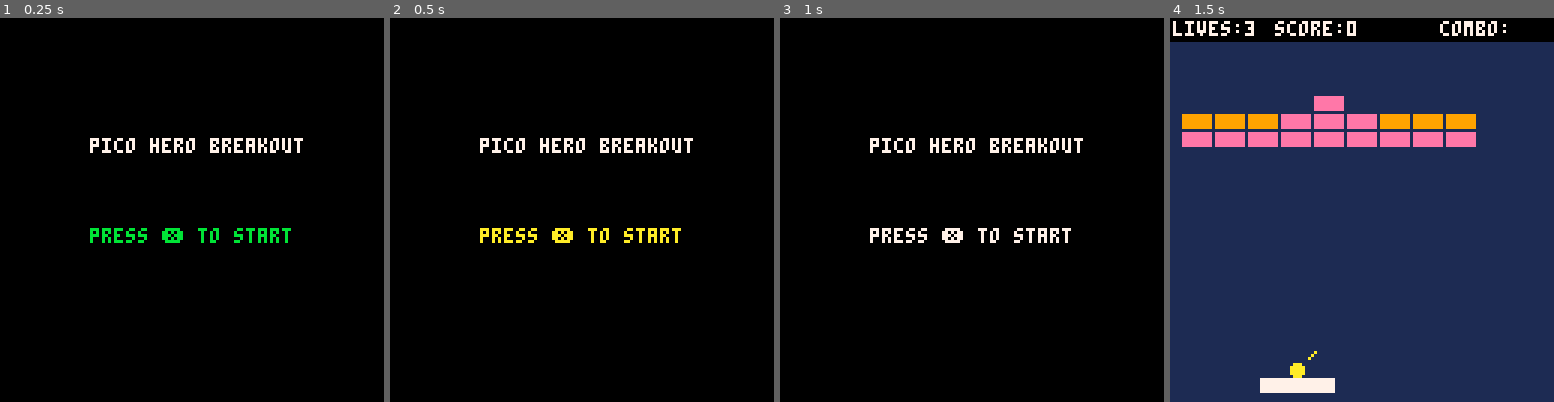
Above: before the commit, frames 1-4 (left to right).
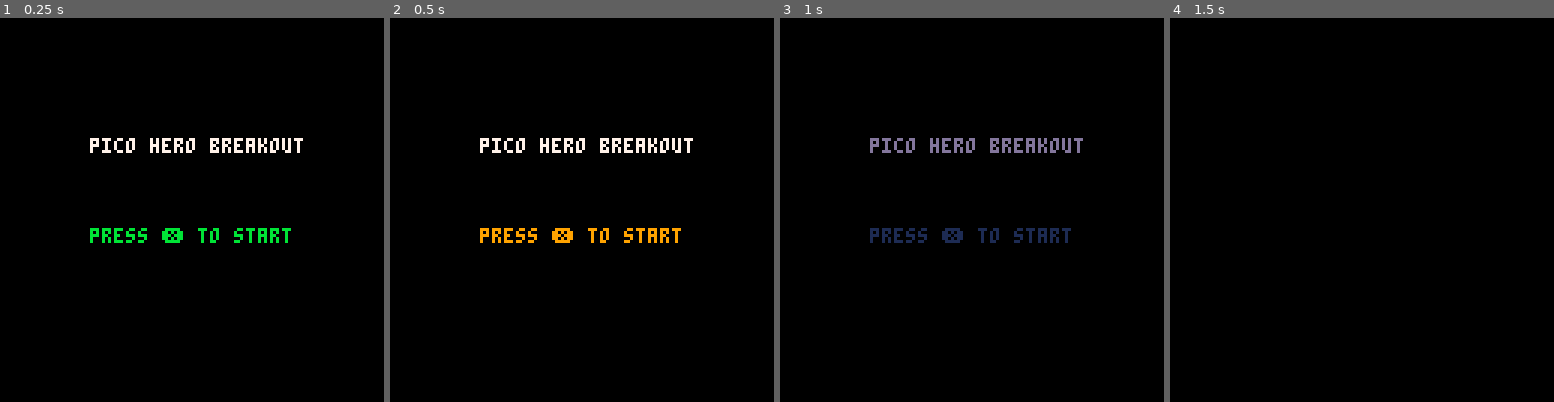
Above: after the commit, the same moments.

Repository: ivanarellano/pico8-doodles
Game: PICO-8 cartridge breakout/breakout.p8
The game is run twice, just before and just after one commit, with the same random seed, the same clock (stepped at 60 frames per second) and the same inputs.
Inputs:
- Up to frame 1 (0.25 s): no input
- Up to frame 2 (0.5 s): tap X (X key) at 0.33 s
- Up to frame 3 (1 s): no input
- Up to frame 4 (1.5 s): tap X (X key) at 1.07 s

Frame 1 is identical in both runs. In frame 2, 0.8% of the frame differs, in the area x 23-76%, y 54-59%; in frame 3, 1.8%; in frame 4, 95%, in the area x 0-100%, y 0-100%.

Commit message:
Add screen mode transition (fade in/out)

Diff:
--- a/breakout/breakout.p8
+++ b/breakout/breakout.p8
@@ -18,7 +18,13 @@
 	blinkframe=0
 	blinkspeed=10
 
+	blink_grey=7
+	blink_grey_i=1
+
 	start_count=-1
+	gover_count=-1
+
+	fadeperc=0
 end
 
 function startgame()
@@ -148,7 +154,9 @@
 end
 
 function gameover()
-	mode="gameover"
+	mode="gameoverwait"
+	gover_count=60
+	blinkspeed=16
 end
 
 function levelover()
@@ -343,30 +351,21 @@
 end
 -->8
 function _draw()
-	doshake()
-
 	if mode=="game" then
 		draw_game()
 	elseif mode=="start" then
 		draw_start()
 	elseif mode=="gameover" then
 		draw_gameover()
+	elseif mode=="gameoverwait" then
+		--draw_game()
 	elseif mode=="levelover" then
 		draw_levelover()
 	end
-end
-
-function doblink()
-	local col={3,11,10,7}
-
-	blinkframe+=1
-	if blinkframe>blinkspeed then
-		blinkframe=0
-		blink_col_i+=1
-		if blink_col_i>#col then
-			blink_col_i=1
-		end
-		blink_col=col[blink_col_i]
+
+	pal()
+	if fadeperc!=0 then
+		fadepal(fadeperc)
 	end
 end
 
@@ -429,7 +428,7 @@
 function draw_gameover()
 	rectfill(0,60,128,76,0)
 	print("game over",46,62,7)
-	print("press ❎ to restart",27,70,7)
+	print("press ❎ to restart",27,70,blink_grey)
 end
 
 function draw_levelover()
@@ -440,7 +439,7 @@
 -->8
 function _update60()
 	doblink()
-
+	doshake()
 	if mode=="game" then
 		update_game()
 	elseif mode=="start" then
@@ -449,6 +448,8 @@
 		update_gameover()
 	elseif mode=="levelover" then
 		update_levelover()
+	elseif mode=="gameoverwait" then
+		update_gameoverwait()
 	end
 end
 
@@ -456,25 +457,44 @@
 	if start_count<0 then
 		if btn(5) then
 			sfx(9)
-			start_count=60
+			start_count=80
+			blinkspeed=1
 		end
 	else
 		start_count-=1
-		doblink()
-		doblink()
-		doblink()
-		doblink()
-		doblink()
+		fadeperc=(80-start_count)/80
 		if start_count<=0 then
 			start_count=-1
+			blinkspeed=10
 			startgame()
 		end
 	end
 end
 
 function update_gameover()
-	if btnp(5) then
-		startgame()
+ if gover_count<0 then
+  if btnp(5) then
+   gover_count=80
+   blinkspeed=1
+   sfx(9)
+  end
+ else
+  gover_count-=1
+  fadeperc=(80-gover_count)/80
+  if gover_count<=0 then
+   gover_count= -1
+   blinkspeed=8
+   fadeperc=0
+   startgame()
+  end
+ end
+end
+
+function update_gameoverwait()
+	gover_count-=1
+	if gover_count<=0 then
+		gover_count=-1
+		mode="gameover"
 	end
 end
 
@@ -488,6 +508,14 @@
 	local btn_press = false
 	local nextx,nexty
 	local brickhit
+
+	--fade in game
+	if fadeperc!=0 then
+		fadeperc-=.05
+		if fadeperc<0 then
+			fadeperc=0
+		end
+	end
 
 	if timer_expand>0 then
 		--pad expand
@@ -853,6 +881,57 @@
 		shake=0
 	end
 end
+
+function doblink()
+	local col={3,11,10,7}
+	local grey_col={5,6,7,6}
+
+	blinkframe+=1
+	if blinkframe>blinkspeed then
+		blinkframe=0
+		blink_col_i+=1
+		if blink_col_i>#col then
+			blink_col_i=1
+		end
+		blink_col=col[blink_col_i]
+
+		blink_grey_i+=1
+		if blink_grey_i>#grey_col then
+			blink_grey_i=1
+		end
+		blink_grey=grey_col[blink_col_i]
+	end
+end
+
+function fadepal(_perc)
+ -- 0 means normal
+ -- 1 is completely black
+
+ local p=flr(mid(0,_perc,1)*100)
+
+ -- these are helper variables
+ local kmax,col,dpal,j,k
+ dpal={0,1,1, 2,1,13,6,
+          4,4,9,3, 13,1,13,14}
+
+ -- now we go trough all colors
+ for j=1,15 do
+  --grab the current color
+  col = j
+
+  --now calculate how many
+  --times we want to fade the
+  --color.
+  kmax=(p+(j*1.46))/22
+  for k=1,kmax do
+   col=dpal[col]
+  end
+
+  --finally, we change the
+  --palette
+  pal(j,col,1)
+ end
+end
 __gfx__
 0000000006777760067777600677776006777760b677776b06777760067777600000000000000000000000000000000000000000000000000000000000000000
 00000000659449556582885565bbbb5565cccc556500005565eeee5565aaaa550000000000000000000000000000000000000000000000000000000000000000
Not shown, changed: the sound effects (__sfx__) section of breakout/breakout.p8
